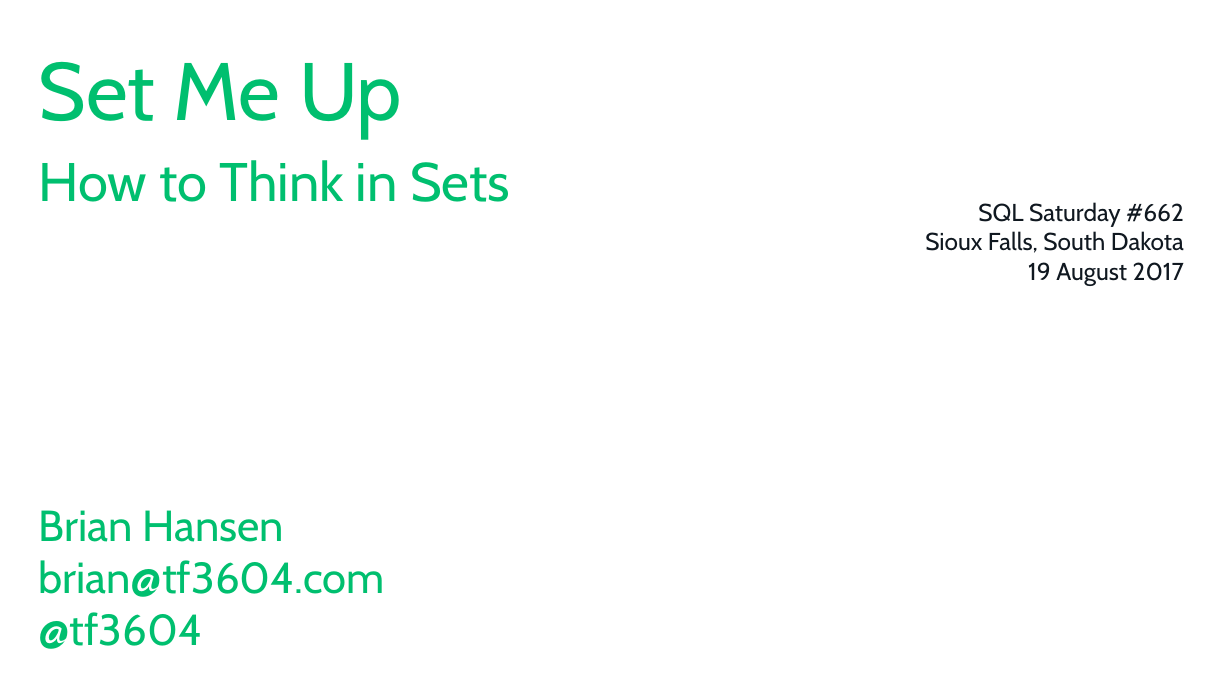
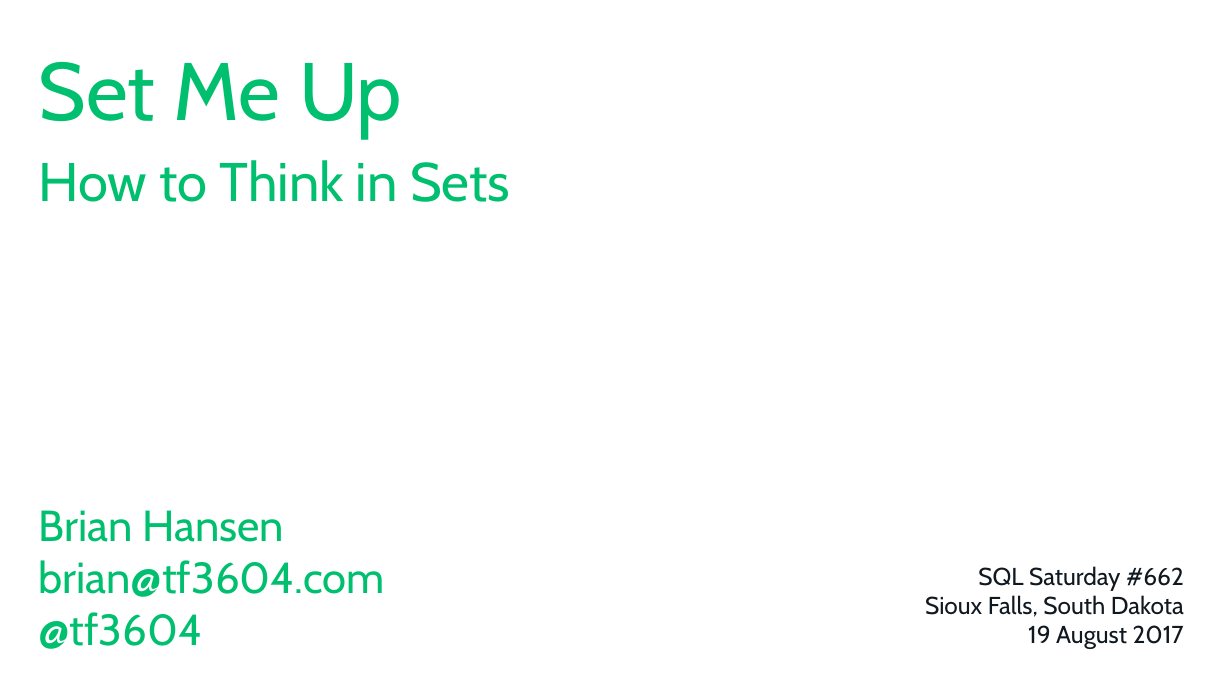
Before and after one commit to tf3604/SetMeUp, a slide deck: slide 1 of HowToThinkInSets.pptx. Drawn at 1232x693 pixels with LibreOffice and Linux fonts; fonts in the diff are those of the drawing; background and template pictures are left out. Boxes give left, top, right and bottom in pixels: in the first picture for what was removed or moved away, otherwise in the second. Text is boxed around its words. In the diff, an @@ line names an element or a change of style, - is before the commit and + after.

Commit message:
Fixup title slide.

```diff
--- a/HowToThinkInSets.pptx
+++ b/HowToThinkInSets.pptx
@@ text "SQL Saturday #662": place and size @@
-text "SQL Saturday #662" at [925, 202, 1184, 285]
+text "SQL Saturday #662" at [925, 566, 1184, 649]
```
